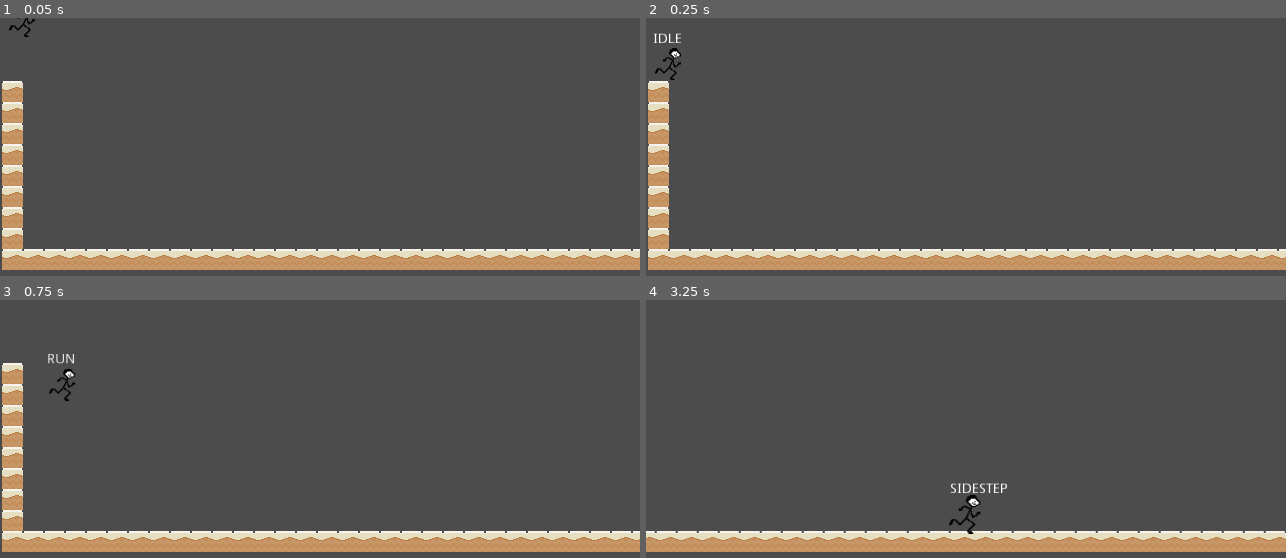
Above: before the commit, frames 1-4 (two rows, left to right).
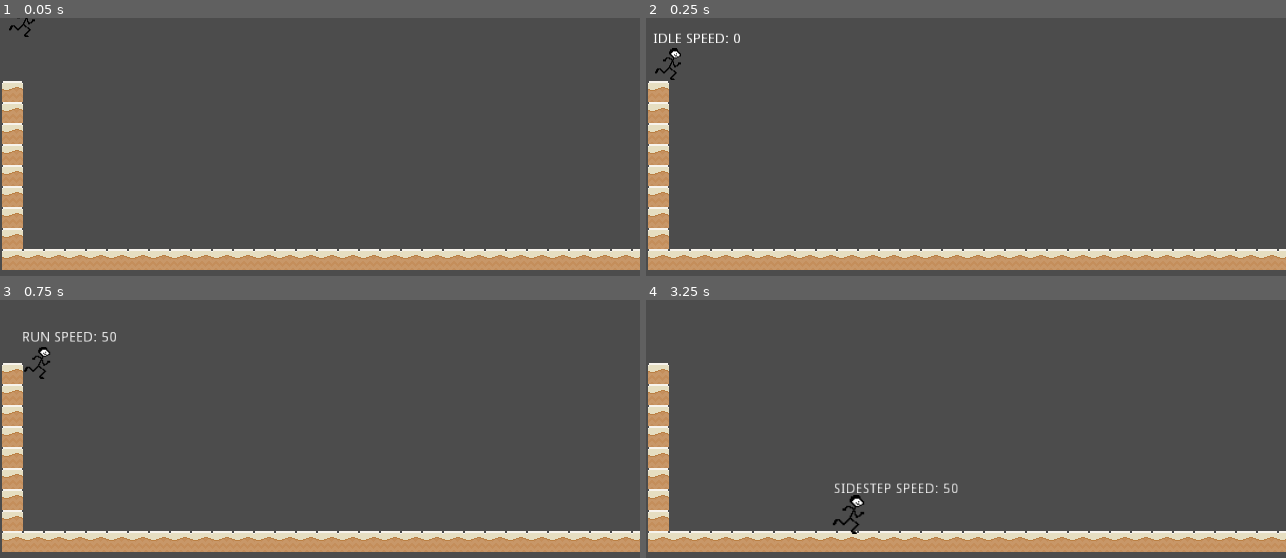
Above: after the commit, the same moments.

Repository: simeyc/RugbyRampage
Game: Godot game, scene res://Main.tscn
The game is run twice, just before and just after one commit, with the same random seed, the same clock (stepped at 60 frames per second) and the same inputs.
Inputs:
- Up to frame 1 (0.05 s): no input
- Up to frame 2 (0.25 s): no input
- Up to frame 3 (0.75 s): tap Enter (ui_accept) at 0.5 s; hold Right (ui_right) from 0.53 s (still down)
- Up to frame 4 (3.25 s): tap Enter (ui_accept) at 0.77, 1.52, 3.02 s; release Right (ui_right) at 1.28 s; hold Right (ui_right) from 2.03 s (still down)

Frame 1 is identical in both runs. In frame 2, 0.1% of the frame differs, in the area x 6-15%, y 5-10%; in frame 3, 0.6%; in frame 4, 4.1%, in the area x 0-100%, y 24-98%.

Commit message:
feat: player can sidestep enemies

Diff:
--- a/Enemy.tscn
+++ b/Enemy.tscn
@@ -34,7 +34,6 @@
 
 [node name="Enemy" type="KinematicBody2D"]
 collision_layer = 4
-collision_mask = 3
 script = ExtResource( 2 )
 
 [node name="AnimatedSprite" type="AnimatedSprite" parent="."]
--- a/Main.tscn
+++ b/Main.tscn
@@ -18,7 +18,7 @@
 tile_set = ExtResource( 1 )
 cell_size = Vector2( 21, 21 )
 format = 1
-tile_data = PoolIntArray( 262143, 0, 0, 196682, 0, 0, 327679, 0, 0, 262218, 0, 0, 393215, 0, 0, 327754, 0, 0, 458751, 0, 0, 393290, 0, 0, 524287, 0, 0, 458826, 0, 0, 589823, 0, 0, 524362, 0, 0, 655359, 0, 0, 589898, 0, 0, 720895, 0, 0, 6554 …(1074 unchanged characters)…
+tile_data = PoolIntArray( 262143, 0, 0, 196680, 0, 0, 327679, 0, 0, 262216, 0, 0, 393215, 0, 0, 327752, 0, 0, 458751, 0, 0, 393288, 0, 0, 524287, 0, 0, 458824, 0, 0, 589823, 0, 0, 524360, 0, 0, 655359, 0, 0, 589897, 0, 0, 589898, 0, 0, 720895, 0, 0, 6554 …(1074 unchanged characters)…
 
 [node name="Player" parent="Level" instance=ExtResource( 2 )]
 
--- a/Player.tscn
+++ b/Player.tscn
@@ -15,9 +15,15 @@
 radius = 11.7947
 height = 9.61197
 
+[sub_resource type="RectangleShape2D" id=3]
+extents = Vector2( 24, 10 )
+
+[sub_resource type="RectangleShape2D" id=4]
+extents = Vector2( 8, 16 )
+
 [node name="Player" type="KinematicBody2D"]
+z_index = 1
 collision_layer = 2
-collision_mask = 5
 script = ExtResource( 1 )
 __meta__ = {
 "_edit_group_": true
@@ -47,4 +53,19 @@
 __meta__ = {
 "_edit_use_anchors_": false
 }
+
+[node name="SidestepSweetArea" type="Area2D" parent="."]
+
+[node name="CollisionShape2D" type="CollisionShape2D" parent="SidestepSweetArea"]
+position = Vector2( 50, 0 )
+shape = SubResource( 3 )
+
+[node name="ContactArea" type="Area2D" parent="."]
+
+[node name="CollisionShape2D" type="CollisionShape2D" parent="ContactArea"]
+position = Vector2( 10, 0 )
+shape = SubResource( 4 )
 [connection signal="timeout" from="SidestepTimer" to="." method="_on_SidestepTimer_timeout"]
+[connection signal="body_entered" from="SidestepSweetArea" to="." method="_on_SidestepSweetArea_body_entered"]
+[connection signal="body_exited" from="SidestepSweetArea" to="." method="_on_SidestepSweetArea_body_exited"]
+[connection signal="body_entered" from="ContactArea" to="." method="_on_ContactArea_body_entered"]
--- a/src/Constants.gd
+++ b/src/Constants.gd
@@ -3,5 +3,4 @@
 const GRAVITY = 2000
 const MAX_FALL_SPEED = 2000
 
-const COLLISSION_BIT_ENVIRONMENT = 1
-const COLLISION_BIT_PLAYER = 2
+enum CollisionBit {ENVIRONMENT, PLAYER, ENEMY}
--- a/src/Enemy.gd
+++ b/src/Enemy.gd
@@ -3,7 +3,7 @@
 enum State { RUN, TACKLE, TACKLE_HIT, TACKLE_MISS }
 
 # variables
-var speed = 100
+var speed = 25
 var velocity = Vector2(-speed, Constants.MAX_FALL_SPEED)
 var state = State.RUN
 
@@ -18,10 +18,11 @@
 
 func _enter_state(new_state):
 	state = new_state
-	if state == State.TACKLE:
-		$AnimatedSprite.rotation = -PI/4
-	elif state == State.TACKLE_HIT:
-		emit_signal('tackle')
+	match state:
+		State.TACKLE:
+			$AnimatedSprite.rotation = -PI/4
+		State.TACKLE_HIT, State.TACKLE_MISS:
+			velocity.x = 0
 	$DebugLabel.text = State.keys()[state]
 
 
--- a/src/Main.gd
+++ b/src/Main.gd
@@ -10,4 +10,5 @@
 func _on_EnemyTimer_timeout():
 	var enemy = Enemy.instance()
 	add_child(enemy)
-	enemy.position = $EnemyPosition.position
+	enemy.position = $Level/Player/Camera2D.get_camera_position()
+	enemy.position.x +=	get_viewport_rect().size.x / 2
--- a/src/Player.gd
+++ b/src/Player.gd
@@ -5,7 +5,7 @@
 export var dodge = false
 
 # constants
-var SPEED = 200
+var SPEED = 50
 # TODO: constants.gd?
 var GRAVITY = 2000
 var MAX_FALL_SPEED = GRAVITY
@@ -13,6 +13,7 @@
 # variables
 var velocity = Vector2()
 var state = State.IDLE
+var dodgeable_enemy = null
 
 
 # Called when the node enters the scene tree for the first time.
@@ -21,16 +22,23 @@
 
 
 func _enter_state(new_state):
-	if new_state == State.RUN:
-		velocity.x = SPEED
-		$AnimatedSprite.scale = Vector2(1, 1)
-		dodge = false
-	elif new_state == State.SIDESTEP:
-		$SidestepTimer.start()
-		$AnimatedSprite.scale = Vector2(1.2, 1.2)
-		dodge = true
+	if state == State.TACKLED:
+		return # don't leave tackled state
 	state = new_state
-	$DebugLabel.text = State.keys()[state]
+	match state:
+		State.RUN:
+			velocity.x = SPEED
+			$AnimatedSprite.scale = Vector2(1, 1)
+			dodge = false
+		State.SIDESTEP:
+			$SidestepTimer.start()
+			$AnimatedSprite.scale = Vector2(1.2, 1.2)
+			dodge = dodgeable_enemy != null
+		State.TACKLED:
+			velocity.x = 0
+			$AnimatedSprite.rotation = -PI/2
+			$AnimatedSprite.position.y += 10
+	$DebugLabel.text = State.keys()[state] + ' SPEED: ' + str(velocity.x)
 
 
 func _input(event):
@@ -49,8 +57,23 @@
 	velocity = move_and_slide(velocity, Vector2.UP)
 
 
+func _body_is_enemy(body):
+	return body.collision_layer == (1 << Constants.CollisionBit.ENEMY)
+
 func _on_SidestepTimer_timeout():
 	_enter_state(State.RUN)
 
 
-# TODO: if collided with enemy while state != SIDESTEP, tackled!
+func _on_SidestepSweetArea_body_entered(body):
+	if _body_is_enemy(body):
+		dodgeable_enemy = body
+
+
+func _on_SidestepSweetArea_body_exited(body):
+	if body == dodgeable_enemy:
+		dodgeable_enemy = null
+
+
+func _on_ContactArea_body_entered(body):
+	if !dodge && _body_is_enemy(body):
+		_enter_state(State.TACKLED)
Not shown: 1 places in Player.tscn that only renumber resources
